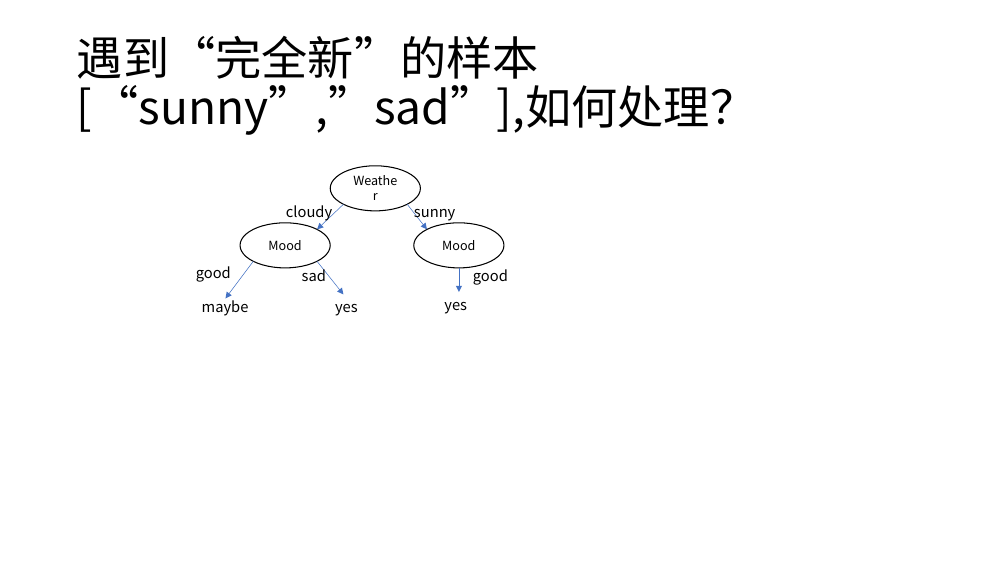
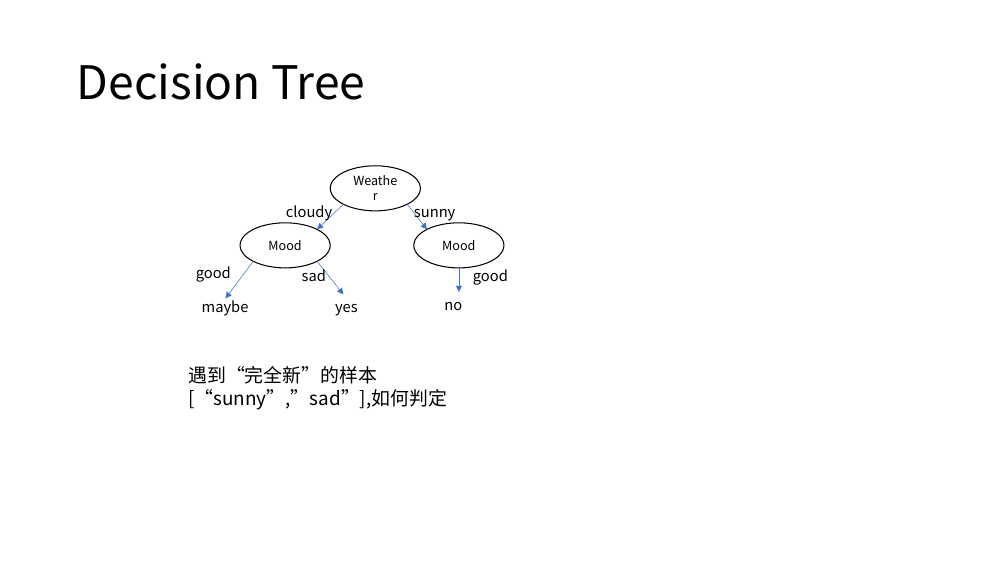
Before and after one commit to JackLuSun/InfoTheory, a slide deck: slide 4 of GroupHomework/Record.pptx. Drawn at 1008x567 pixels with LibreOffice and Linux fonts; fonts in the diff are those of the drawing. Boxes give left, top, right and bottom in pixels: in the first picture for what was removed or moved away, otherwise in the second. Text is boxed around its words. In the diff, an @@ line names an element or a change of style, - is before the commit and + after.

```diff
--- a/GroupHomework/Record.pptx
+++ b/GroupHomework/Record.pptx
@@ title at (77, 63, 365, 100): text changed @@
-遇到“完全新”的样本[“sunny”,”sad”],如何处理？
+Decision Tree
@@ text at (444, 302, 462, 310): text changed @@
-yes
+no
@@ text added at (188, 366, 447, 410), 18 pt, text #000000 @@
+遇到“完全新”的样本[“sunny”,”sad”],如何判定
```
Also in this commit, not shown: 3 other slides changed, 4 slides added, 2 slides removed, 7 other files.
